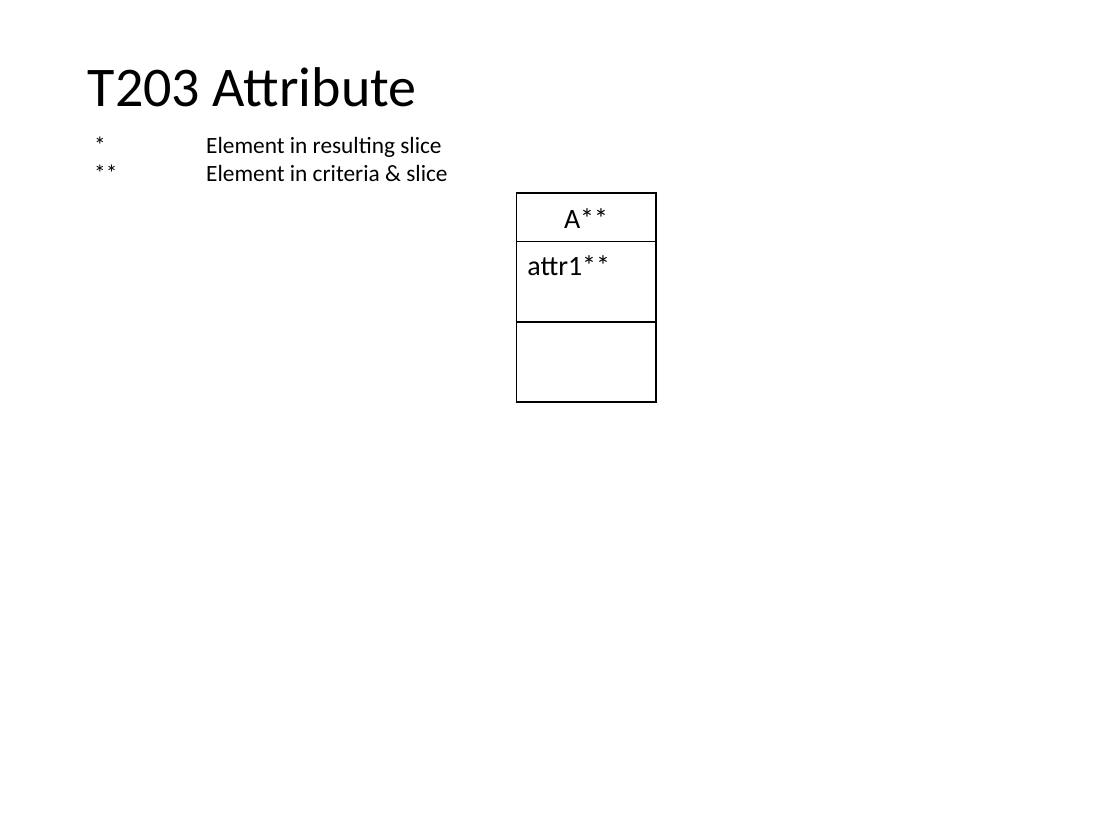
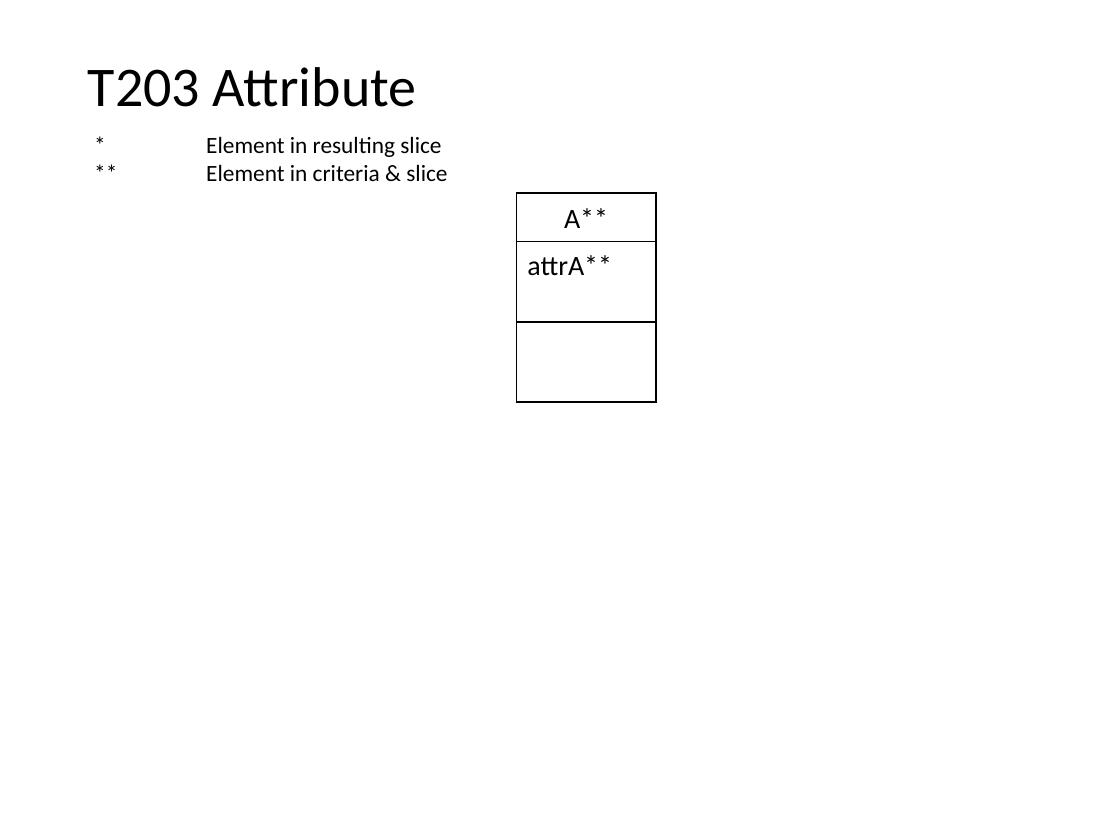
Before and after one commit to nlsfung/MMINT_Examples, a slide deck: slide 25 of CDSliceTestSuite/TestSuite.ppt. Drawn at 1120x840 pixels with LibreOffice and Linux fonts; fonts in the diff are those of the drawing. Boxes give left, top, right and bottom in pixels: in the first picture for what was removed or moved away, otherwise in the second. Text is boxed around its words. In the diff, an @@ line names an element or a change of style, - is before the commit and + after.

```diff
--- a/CDSliceTestSuite/TestSuite.ppt
+++ b/CDSliceTestSuite/TestSuite.ppt
@@ text in rectangle at (x1=527, y1=255, x2=612, y2=276): text changed @@
-attr1**
+attrA**
```
Also in this commit, not shown: 14 other slides changed, 2 other files.
